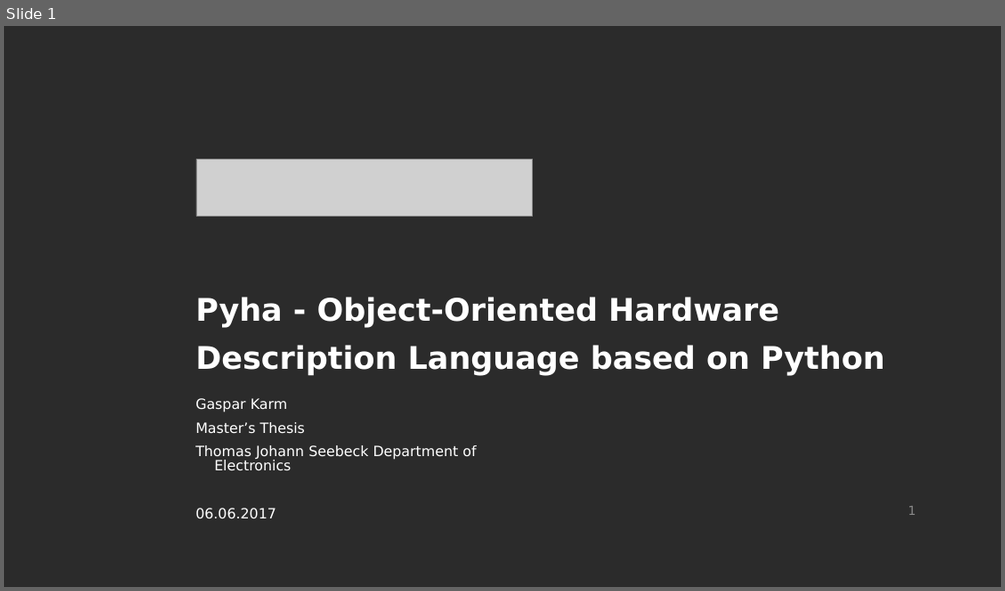
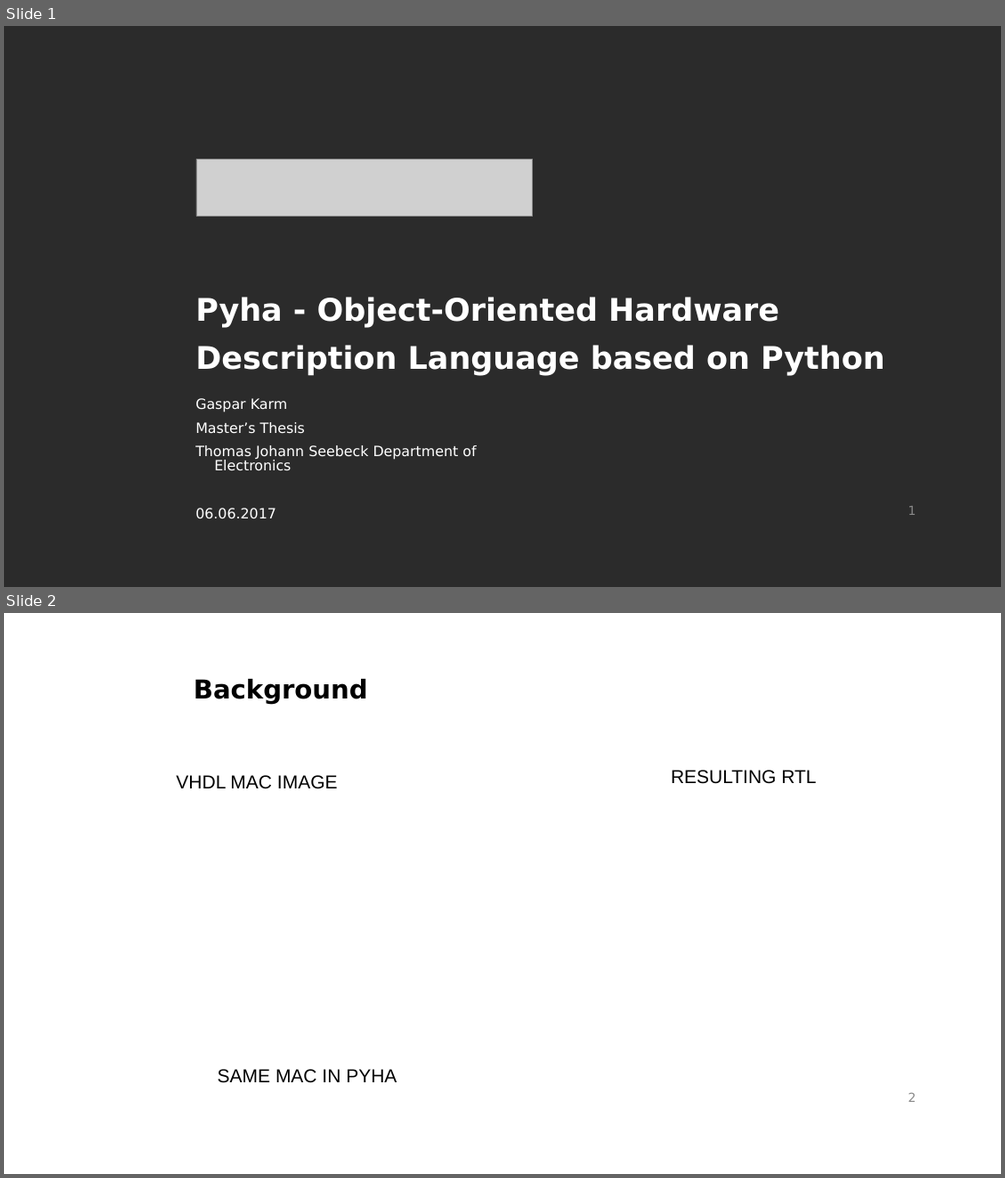
Before and after one commit to gasparka/thesis, a slide deck: presentation.odp. Shown one above the other, each under a label of ours: slide 1 before the commit, slides 1 and 2 after it. The pictures are 1005x591 and 1005x1178 pixels, drawn with LibreOffice and Linux fonts; fonts in the diff are those of the drawing; grey boxes stand for pictures; background and template pictures are left out; a plain dark background stands for a picture behind light text. Boxes give left, top, right and bottom in pixels: in the first picture for what was removed or moved away, otherwise in the second. Text is boxed around its words. In the diff, an @@ line names an element or a change of style, - is before the commit and + after.

```diff
--- a/presentation.odp
+++ b/presentation.odp
@@ slide 2 added at [4, 613, 1001, 1174], background #FFFFFF; not listed: 1 template element that a slide beside it also shows @@
@@ text added at [194, 679, 368, 704], 25 pt, text #000000, bold @@
+Background
@@ text added at [671, 770, 816, 784], 18 pt, text #000000 @@
+RESULTING RTL
@@ text added at [176, 775, 338, 789], 18 pt, text #000000 @@
+VHDL MAC IMAGE
@@ text added at [218, 1069, 396, 1083], 18 pt, text #000000 @@
+SAME MAC IN PYHA
```
Also in this commit, not shown: 3 slides changed, 6 other slides added, 4 slides removed, 3 other files.
